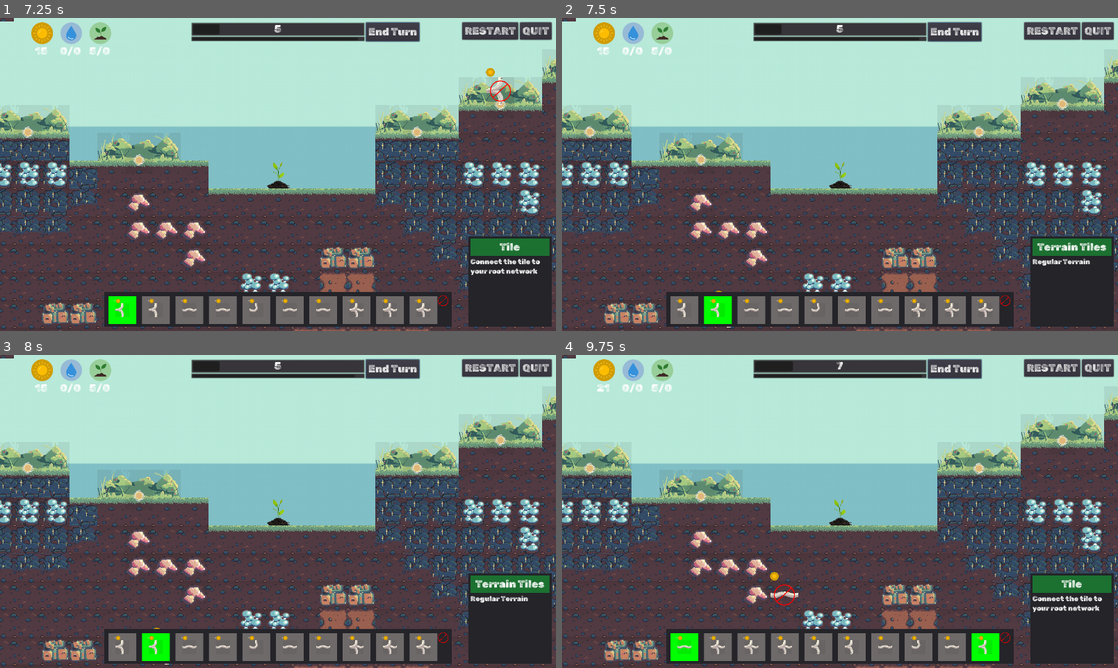
Above: before the commit, frames 1-4 (two rows, left to right).
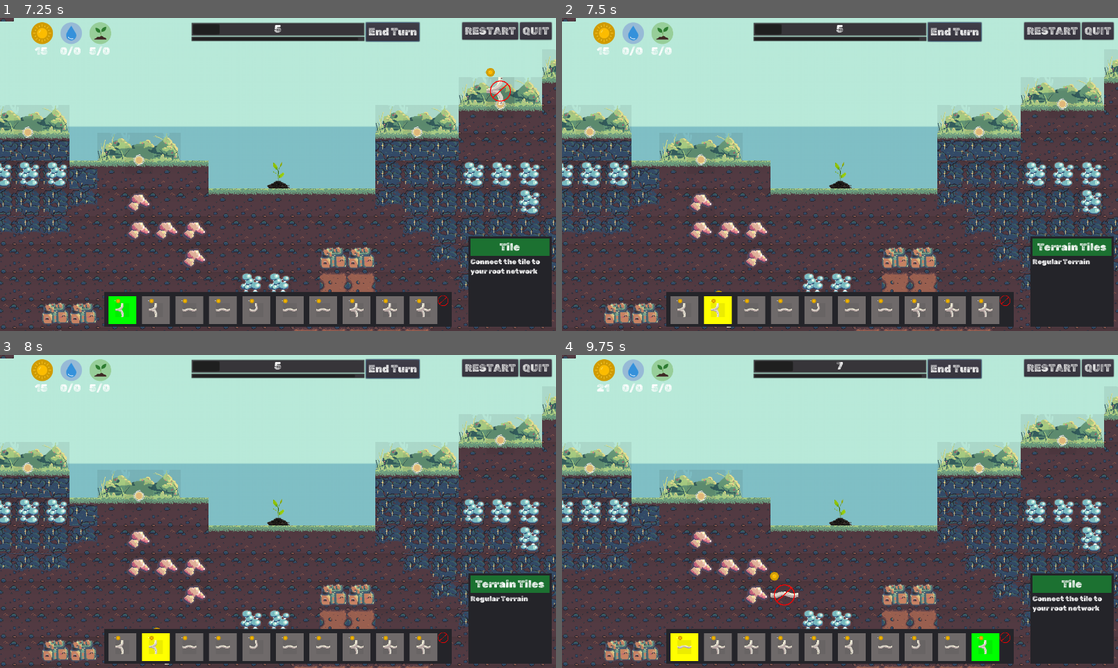
Above: after the commit, the same moments.

Repository: Gouellie/Roots
Game: Godot game, scene res://src/screens/main_menu.tscn
Two runs of this game, one before a commit and one after it. Both use one fixed random seed, a clock stepped at 60 frames per second and the inputs below.
Inputs (mouse positions are in pixels of both pictures, inside the frame that each line leads up to):
- Up to frame 1 (7.25 s): click "NEW GAME" at 0.5 s; click "RESTART" at 1.25 s; click "RESTART" at 2 s; click "RESTART" at 2.75 s; click "End Turn" at 3.5 s; click "End Turn" at 4.25 s; click "End Turn" at 5 s; tap Enter (ui_accept) at 5.75 s; drag from (278, 174) to (500, 102) at 5.77 s; drag from (122, 309) to (500, 102) at 6.52 s
- Up to frame 2 (7.5 s): move the mouse to (717, 309) at 7.27 s; hold A (rotate_ccw) from 7.28 s (still down); click (717, 309) at 7.42 s
- Up to frame 3 (8 s): keep holding A (rotate_ccw)
- Up to frame 4 (9.75 s): release A (rotate_ccw) at 8 s; tap Enter (ui_accept) at 8, 8.75 s; drag from (751, 646) to (589, 467) at 8.02 s; drag from (684, 646) to (979, 467) at 8.77 s; drag from (684, 646) to (979, 467) at 9.52 s

Frame 1 is identical in both runs. In frame 2, 0.4% of the frame differs, in the area x 25-31%, y 88-98%; in frame 3, 0.4%; in frame 4, 0.4%, in the area x 19-25%, y 88-98%.
Error before the commit: Attempt to call function 'get_resource_manager' in base 'previously freed instance' on a null instance. (res://src/ui/turns/resolve_behaviors/resolve_behavior_…
Error after the commit: Invalid set index 'is_selected' (on base: 'previously freed instance') with value of type 'bool'. (res://src/ui/tilebox.gd:28)

Commit message:
selecting tiles gated behind resources + visual feedback in tile panel

Diff:
--- a/src/scenes/librairies/managers/entity_manager.gd
+++ b/src/scenes/librairies/managers/entity_manager.gd
@@ -37,14 +37,12 @@
 func _process(_delta: float) -> void:
 	_move_blueprint(get_global_mouse_position())
 
-
 func _register_ready_roots() -> void:
 	for tile in get_children():
 		if tile is Tile:
 			var cellv = _terrain.world_to_map(tile.position)
 			tile.cellv = cellv
 			tiles[cellv] = tile
-
 
 func _move_blueprint(mouse_position: Vector2) -> void:
 	var cellv = _terrain.world_to_map(mouse_position)
@@ -54,7 +52,6 @@
 	elif _blueprint:
 		_blueprint.position = snap_position
 		_blueprint.valid = _can_place_tile(cellv)
-
 
 func on_tile_selected(sender : TilePanel, new_selected_blueprint : TileBlueprintBase)-> void:
 	_clear_blueprint()
@@ -65,13 +62,12 @@
 		add_child(new_blueprint)
 		_placeable_blueprint = true
 		_blueprint = new_blueprint
+
 	builder_mode = new_selected_blueprint != null
 	Events.emit_signal("building_mode_toggle", builder_mode)
 
-
 func oneraser_mode_toggled()-> void:
 	_seteraser_mode(not eraser_mode)
-
 
 func _seteraser_mode(value : bool) -> void:
 	if eraser_mode == value:
@@ -88,7 +84,6 @@
 	if is_instance_valid(_blueprint):
 		_clear_blueprint()
 
-
 func _unhandled_input(event: InputEvent) -> void:
 	_emit_tile_info()
 	if _blueprint:
@@ -108,7 +103,6 @@
 	if eraser_mode and event.is_action_pressed("ui_cancel"):
 		_seteraser_mode(false)
 
-
 func _emit_tile_info() -> void:
 	var cellv = _terrain.world_to_map(get_global_mouse_position())
 	if _plant_master.cellv == cellv:
@@ -120,25 +114,19 @@
 	var info = Info.new("Terrain Tiles")
 	info.add_info("Regular Terrain")
 	Events.emit_signal("info_request", info)
-
 
 func _can_place_tile(cellv : Vector2) -> bool:
 	if _terrain.get_cellv(cellv) == TileMap.INVALID_CELL:
 		return false
 	return _blueprint.is_connected_to_network(get_tile_at_position(cellv))
 
-
 func _place_tile() -> void:
 	if not _blueprint is TileBlueprint:
 		return
 	if not _blueprint.valid:
 		return
 
-	var _player_resources : Dictionary = Globals.player_resource_manager.get_resource_manager().get_all_resources()
-	var _did_consume = Globals.player_resource_manager.get_resource_manager().try_consume_all(_blueprint.resource_manager)
-
-	if _did_consume == false:
-		print("Insufficient resources")
+	if _blueprint.try_consume() == false:
 		return
 
 	Events.emit_signal("building_mode_toggle", false)
@@ -157,12 +145,10 @@
 	yield(get_tree().create_timer(0.1), "timeout")
 	_update_network_connection()
 
-
 func deplete_tile(_tile : Tile):
 	remove_tile_at_position(_tile.cellv)
 	if _tile.connected:
 		_update_network_connection()
-
 
 func _remove_tile() -> void:
 	var cellv = _terrain.world_to_map(_eraser.position)
@@ -170,13 +156,11 @@
 		if remove_tile_at_position(cellv):
 			_update_network_connection()
 
-
 func _clear_blueprint() -> void:
 	_placeable_blueprint = false
 	if is_instance_valid(_blueprint):
 		_blueprint.queue_free()
 		_blueprint = null
-
 
 func remove_tile_at_position(cellv: Vector2) -> bool:
 	if tiles.has(cellv):
@@ -186,16 +170,13 @@
 		return result
 	return false
 
-
 func get_tile_at_position(cellv: Vector2) -> Tile:
 	if tiles.has(cellv):
 		return tiles[cellv] as Tile
 	return null
 
-
 func is_cell_occupied(cellv: Vector2) -> bool:
 	return tiles.has(cellv)
-
 
 func _update_network_connection() -> void:
 	# assuming all tiles are disconnected
@@ -214,11 +195,9 @@
 	_parse_network(head, 1)
 	_update_plants()
 
-
 func _update_plants() -> void:
 	for _p in _plants:
 		_update_plant(_p)
-
 
 func _update_plant(_plant : Plant) -> void:
 	var head = get_network_head(_plant)
@@ -233,7 +212,6 @@
 	_plant.connected = true
 	head.distance = 0
 	_parse_network(head, 1)
-
 
 func _parse_network(current : Tile, distance : int) -> void:
 	for tile in current.get_connections():
@@ -245,7 +223,6 @@
 		tile.connected = true
 		_parse_network(tile, distance + 1)
 
-
 func get_connected_root_tiles() -> Array:
 	var connected_tiles = []
 	for tile in tiles.values():
@@ -256,7 +233,6 @@
 			connected_tiles.append(tile)
 
 	return connected_tiles
-
 
 func on_spawn_plant(pos : Vector2) -> void:
 	var new_plant = plant_scene.instance() as Plant
@@ -268,7 +244,6 @@
 	add_child(new_plant)
 	_update_plant(new_plant)
 
-
 func get_network_head(_p : Plant) -> Tile:
 	return get_tile_at_position(_p.head_tile_cellv)
 
@@ -302,6 +277,5 @@
 
 	return _longest_distance
 
-
 func get_plants_count() -> int:
 	return _plants.size()
--- a/src/scenes/librairies/tiles/blueprints/tile_blueprint.gd
+++ b/src/scenes/librairies/tiles/blueprints/tile_blueprint.gd
@@ -35,22 +35,21 @@
 
 	load_resource_cost()
 
+func can_afford() -> bool:
+	return Globals.player_resource_manager.get_resource_manager().can_consume_all(resource_manager)
+
+func try_consume() -> bool:
+	if can_afford() == false:
+		return false
+
+	return Globals.player_resource_manager.get_resource_manager().try_consume_all(resource_manager)
+
 func load_resource_cost():
 	var _resource_cost = Resources.Tiles_resource_cost[tile_index]
 	if resource_manager:
 		for _rc in _resource_cost:
 			var _cost = _resource_cost[_rc]
 			resource_manager.add_new_resource(_rc, _cost)
-
-func can_afford(_consumer : ResourceManager) -> bool:
-	return _consumer.can_consume_all(resource_manager)
-
-func try_consume_resource_cost(_consumer : ResourceManager) -> bool:
-	if can_afford(_consumer) == false:
-		return false
-
-	return _consumer.try_consume_all(self.resource_manager)
-
 
 func rotate_blueprint(cw : bool) -> void:
 	if not can_rotate:
--- a/src/ui/tilepanel.gd
+++ b/src/ui/tilepanel.gd
@@ -5,7 +5,9 @@
 
 const mouse_over := Color.yellow
 const selected_color := Color.green
+const insufficient_resources := Color.red
 
+var is_hovering : bool = false
 var is_selected : bool = false setget set_is_selected
 
 export var random_tile : bool = true
@@ -14,6 +16,17 @@
 onready var default := color
 onready var tile_blueprint : TileBlueprint
 
+func _init():
+	Events.connect("init_player_resource_manager", self, "on_init_player_resource_manager")
+	Events.connect("tile_placed", self, "on_tile_placed")
+
+func on_init_player_resource_manager(_player_resource_manager):
+	for _rsc in Globals.player_resource_manager.get_resource_manager().get_all_resources():
+		var _node = _rsc as ResourceNode
+		if _node == null:
+			continue
+
+		_node.connect("node_update", self, "on_resource_updated")
 
 func _ready() -> void:
 	tile_blueprint = tile_scene.instance() as TileBlueprint
@@ -22,17 +35,38 @@
 	tile_blueprint.position = $TileCenterPos.rect_position
 	add_child(tile_blueprint)
 
+func on_resource_updated():
+	update_color()
+
+func on_tile_placed(_tile):
+	update_color()
+
+func update_color():
+	if tile_blueprint.can_afford() == false:
+		color = insufficient_resources
+		return
+
+	if is_hovering:
+		color = mouse_over
+		return
+
+	if is_selected and tile_blueprint:
+		color = selected_color
+		return
+
+	color = default
 
 func _on_TilePanel_mouse_entered() -> void:
-	color = mouse_over
+	is_hovering = true
+	update_color()
 	var info = Info.new("Tile")
 	info.add_info("Connect the tile to your root network")
 	Events.emit_signal("info_request", info)
 
 
 func _on_TilePanel_mouse_exited() -> void:
-	color = selected_color if is_selected else default
-
+	is_hovering = false
+	update_color()
 
 func _on_TilePanel_gui_input(event: InputEvent) -> void:
 	if event is InputEventMouseButton:
@@ -40,10 +74,11 @@
 			set_is_selected(!is_selected)
 			Events.emit_signal("tilepanel_selected", self, tile_blueprint if is_selected else null)
 
+func set_is_selected(value : bool) -> void:
+	if tile_blueprint.can_afford() == false:
+		is_selected = false
+		return
+	else:
+		is_selected = value
 
-func set_is_selected(value : bool) -> void:
-	is_selected = value
-	if is_selected and tile_blueprint:
-		color = selected_color
-	else:
-		color = default
+	update_color()
--- a/src/ui/turns/resolve_behaviors/resolve_behavior_produce_resource.gd
+++ b/src/ui/turns/resolve_behaviors/resolve_behavior_produce_resource.gd
@@ -44,4 +44,5 @@
 	if _should_yield_amount() == false:
 		return
 
-	Globals.player_resource_manager.get_resource_manager().add_to_resource(identifier, amount)
+	if is_instance_valid(Globals.player_resource_manager):
+		Globals.player_resource_manager.get_resource_manager().add_to_resource(identifier, amount)
